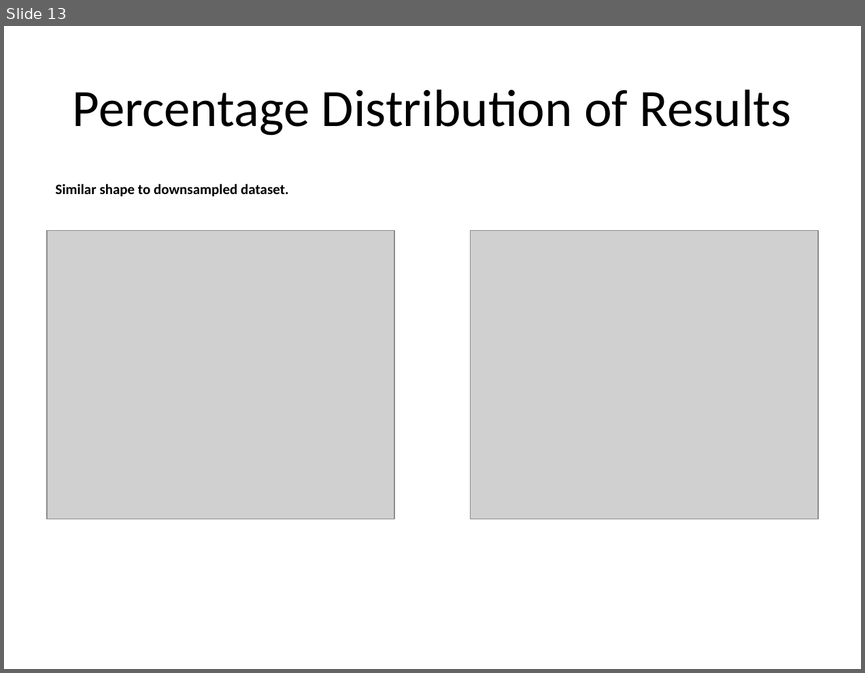
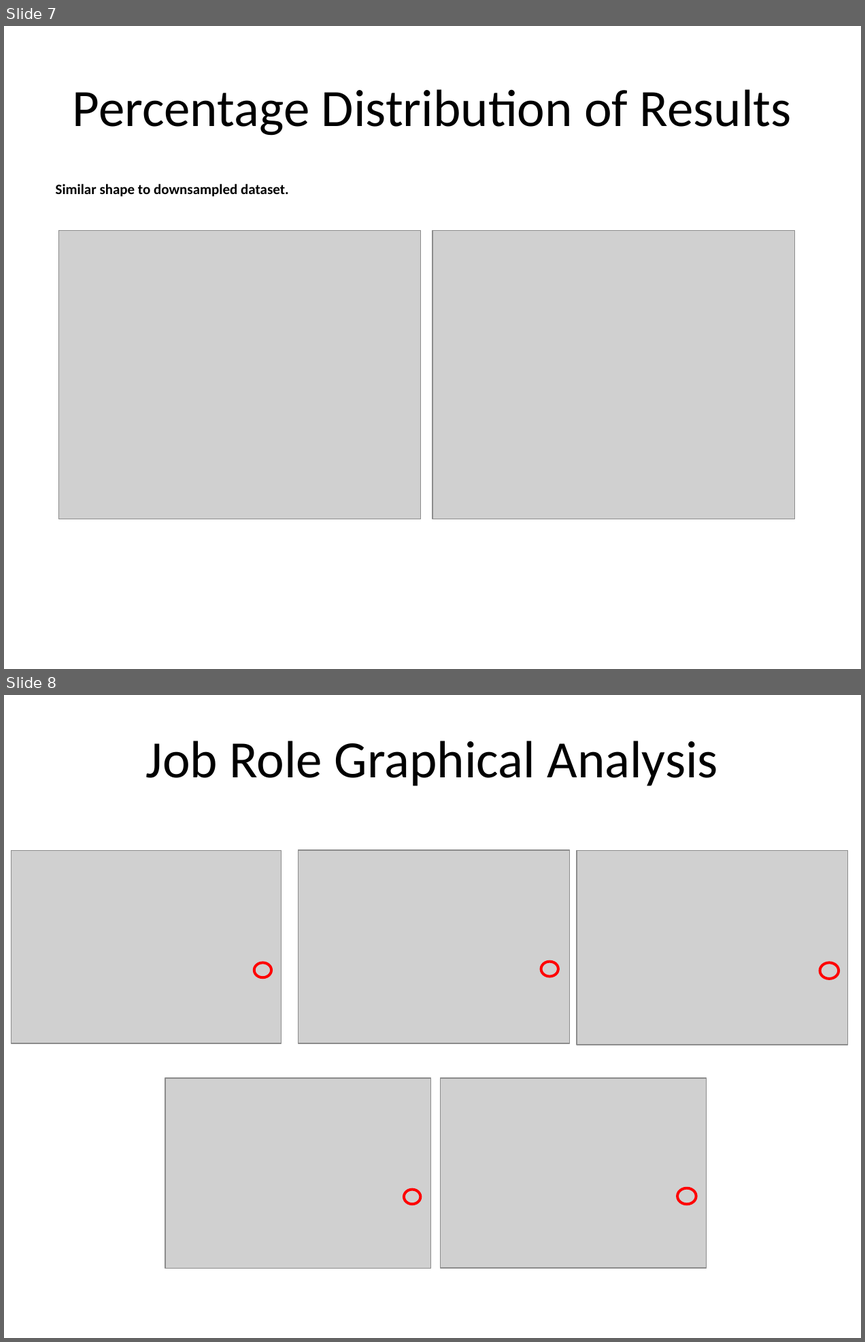
Before and after one commit to msherga/CaseStudy2DDS, a slide deck: Slides/casestudy2ppt.pptx. Shown one above the other, each under a label of ours: slide 13 before the commit, slides 7 and 8 after it. The pictures are 865x673 and 865x1342 pixels, drawn with LibreOffice and Linux fonts; fonts in the diff are those of the drawing; grey boxes stand for pictures. Boxes give left, top, right and bottom in pixels: in the first picture for what was removed or moved away, otherwise in the second. Text is boxed around its words. In the diff, an @@ line names an element or a change of style, - is before the commit and + after.

```diff
--- a/Slides/casestudy2ppt.pptx
+++ b/Slides/casestudy2ppt.pptx
@@ slide 8 added at (x1=4, y1=695, x2=861, y2=1338), background #FFFFFF @@
@@ text added at (x1=146, y1=741, x2=718, y2=786), 44 pt, text #000000 @@
+Job Role Graphical Analysis
@@ picture added at (x1=11, y1=850, x2=281, y2=1043) @@
@@ picture added at (x1=298, y1=850, x2=570, y2=1044) @@
@@ picture added at (x1=577, y1=850, x2=848, y2=1045) @@
@@ ellipse added at (x1=254, y1=962, x2=271, y2=977), outline #FF0000 2.25 pt @@
@@ ellipse added at (x1=541, y1=962, x2=558, y2=976), outline #FF0000 2.25 pt @@
@@ ellipse added at (x1=820, y1=962, x2=838, y2=979), outline #FF0000 2.25 pt @@
@@ picture added at (x1=165, y1=1078, x2=430, y2=1268) @@
@@ picture added at (x1=440, y1=1078, x2=706, y2=1268) @@
@@ ellipse added at (x1=404, y1=1189, x2=420, y2=1204), outline #FF0000 2.25 pt @@
@@ ellipse added at (x1=677, y1=1187, x2=696, y2=1204), outline #FF0000 2.25 pt @@
@@ what was slide 13 is now slide 7 @@
@@ slide 7 changed as well @@
@@ picture resized from (x1=47, y1=230, x2=395, y2=518) to (x1=59, y1=230, x2=422, y2=518) @@
@@ picture resized from (x1=470, y1=230, x2=818, y2=518) to (x1=432, y1=230, x2=795, y2=518) @@
```
Also in this commit, not shown: 6 other slides changed, 2 other slides added, 6 slides removed, 14 other files.
